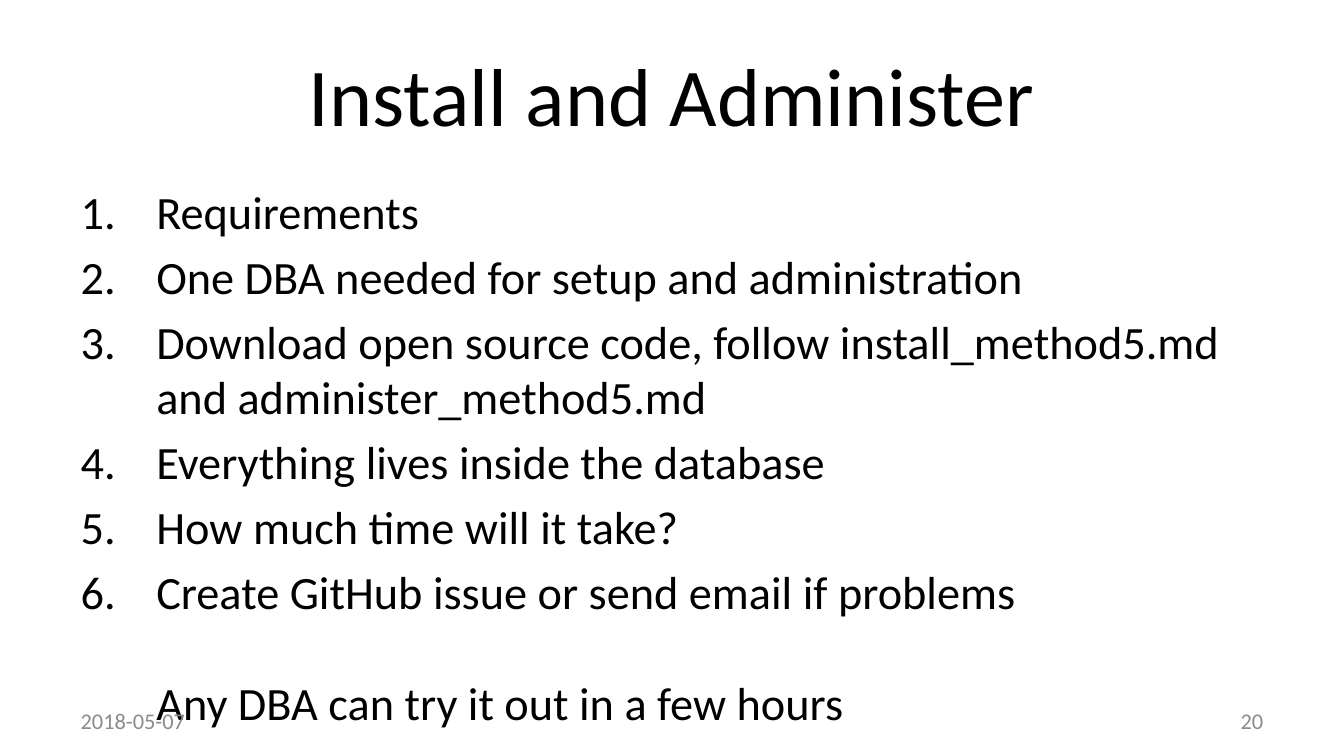
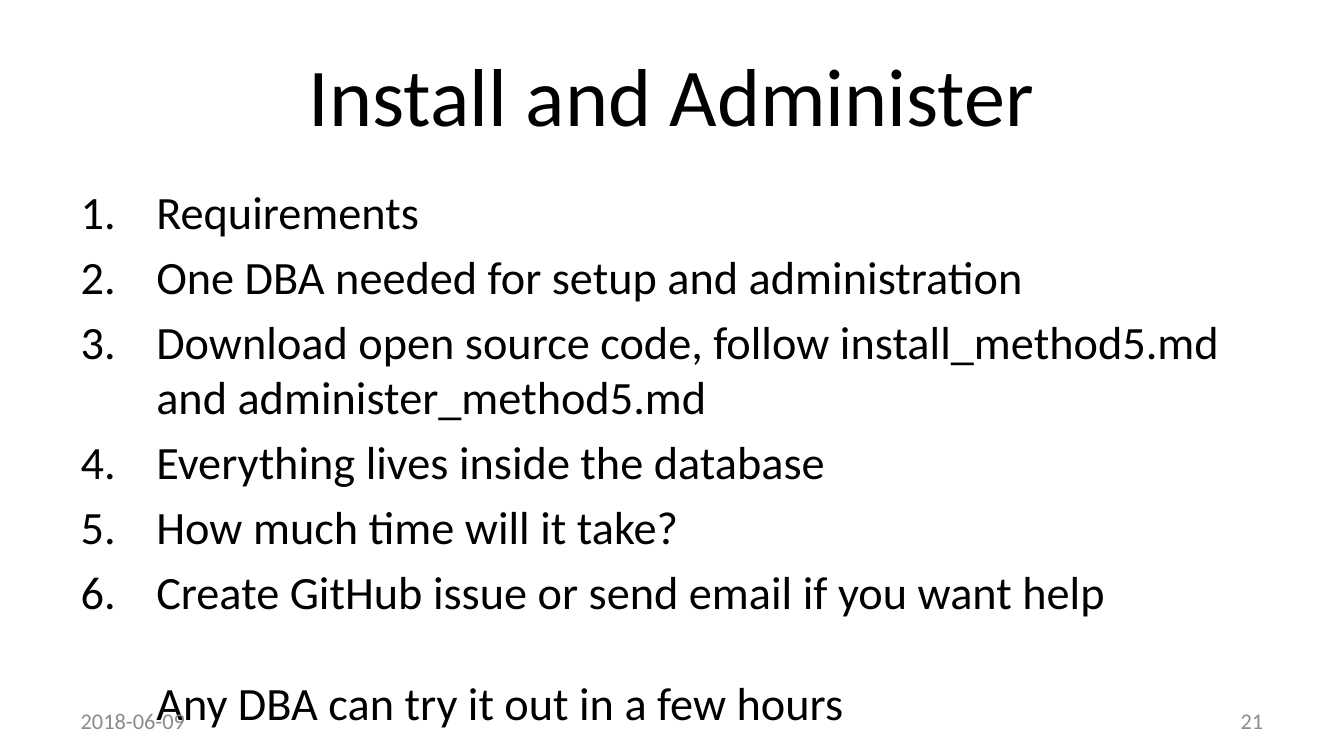
Before and after one commit to method5/method5.github.io, a slide deck: slide 21 of presentations/Method5 Remote Execution - KSCOPE 18 Jon Heller.pptx (slide 20 before the commit). Drawn at 1344x756 pixels with LibreOffice and Linux fonts; fonts in the diff are those of the drawing; background and template pictures are left out. Boxes give left, top, right and bottom in pixels: in the first picture for what was removed or moved away, otherwise in the second. Text is boxed around its words. In the diff, an @@ line names an element or a change of style, - is before the commit and + after.

```diff
--- a/presentations/Method5 Remote Execution - KSCOPE 18 Jon Heller.pptx
+++ b/presentations/Method5 Remote Execution - KSCOPE 18 Jon Heller.pptx
@@ text at [156,577,1104,729]: text changed @@
-6. Create GitHub issue or send email if problems
-   Any DBA can try it out in a few hours
+6. Create GitHub issue or send email if you want help
+   Any DBA can try it out in a few hours
@@ text at [81,710,185,729]: text changed @@
-2018-05-07
+2018-06-09
@@ page number at [1241,714,1264,729]: text changed @@
-20
+21
```
Also in this commit, not shown: 22 other slides changed, 3 slides added, 2 slides removed.
